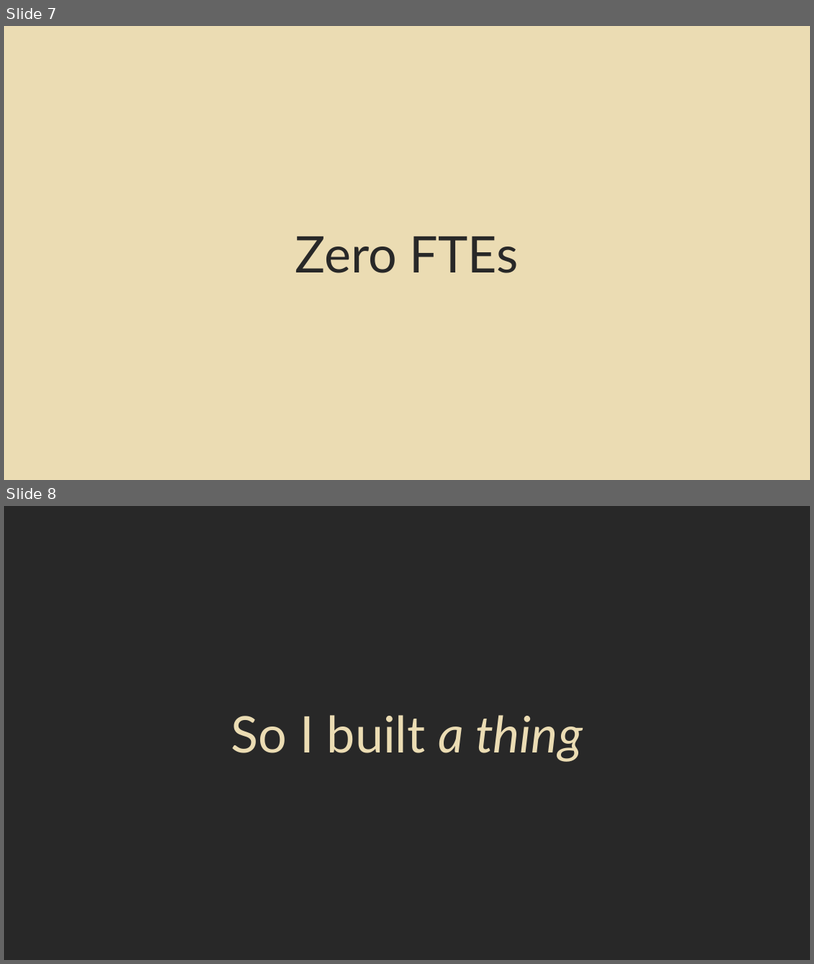
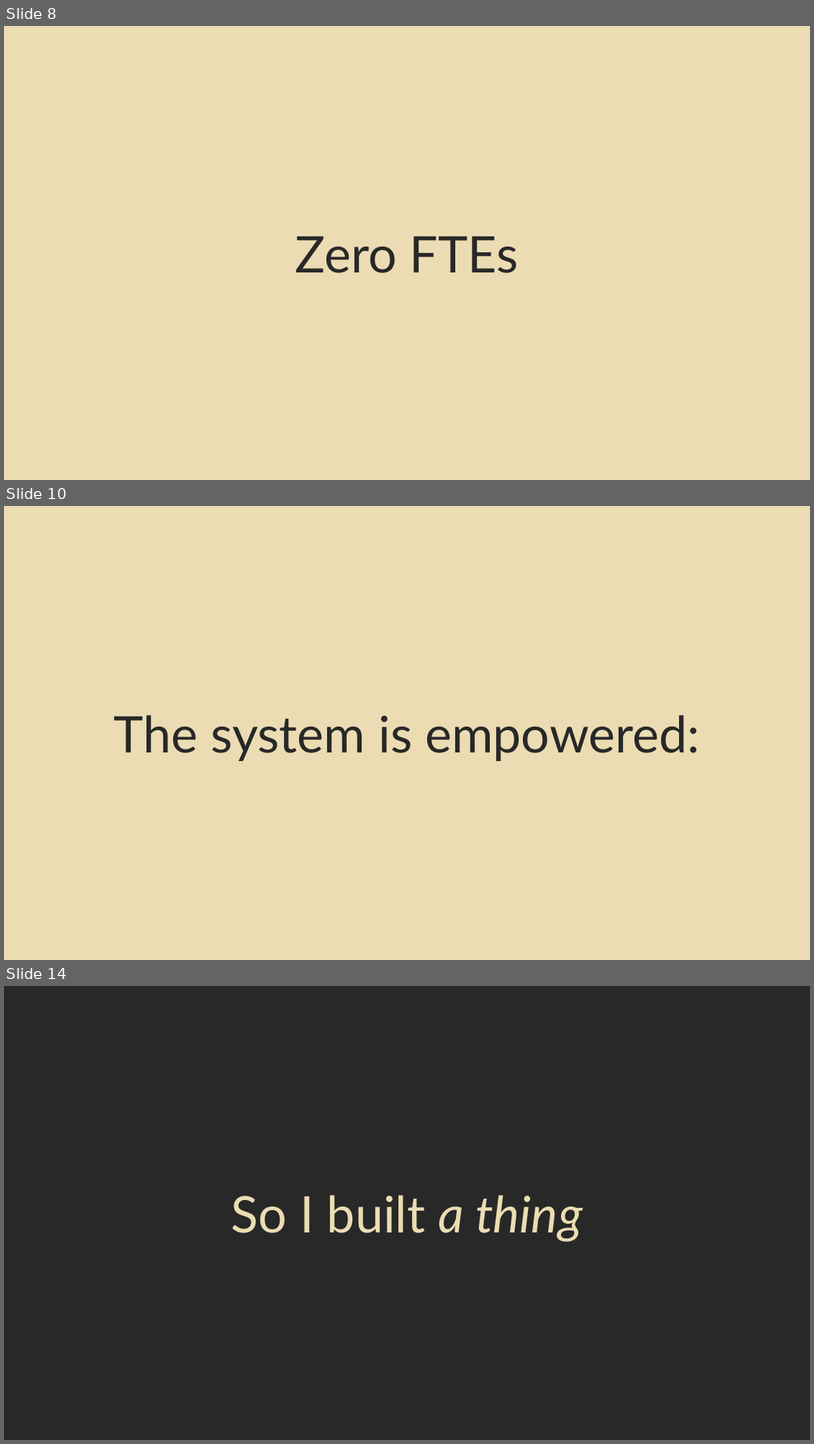
Before and after one commit to theaj42/presentations, a slide deck: Agentic_Threat_Intel/2026-01-21_DePaul-Presentation.pptx. Shown one above the other, each under a label of ours: slides 7 and 8 before the commit, slides 8, 10 and 14 after it; the slides between them are not shown. The pictures are 814x964 and 814x1444 pixels, drawn with LibreOffice and Linux fonts; fonts in the diff are those of the drawing. Boxes give left, top, right and bottom in pixels: in the first picture for what was removed or moved away, otherwise in the second. Text is boxed around its words. In the diff, an @@ line names an element or a change of style, - is before the commit and + after.

```diff
--- a/Agentic_Threat_Intel/2026-01-21_DePaul-Presentation.pptx
+++ b/Agentic_Threat_Intel/2026-01-21_DePaul-Presentation.pptx
@@ slide 10 added at (x1=4, y1=506, x2=810, y2=960), background #EBDCB3 @@
@@ title added at (x1=114, y1=715, x2=700, y2=761), 60 pt, text #282828 @@
+The system is empowered:
@@ what was slide 7 is now slide 8 @@
@@ what was slide 8 is now slide 14 @@
```
Also in this commit, not shown: 2 slides changed, 5 other slides added.
